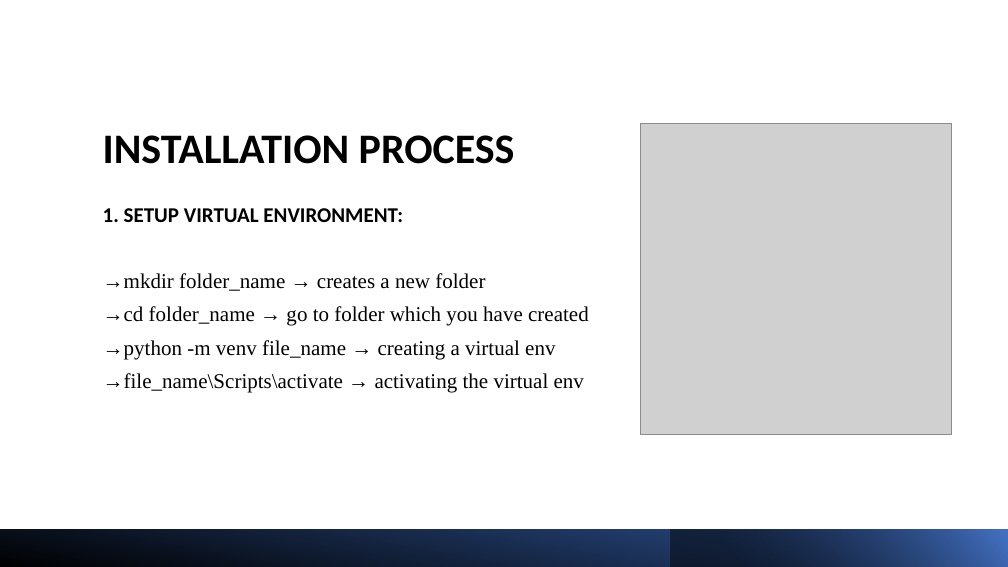
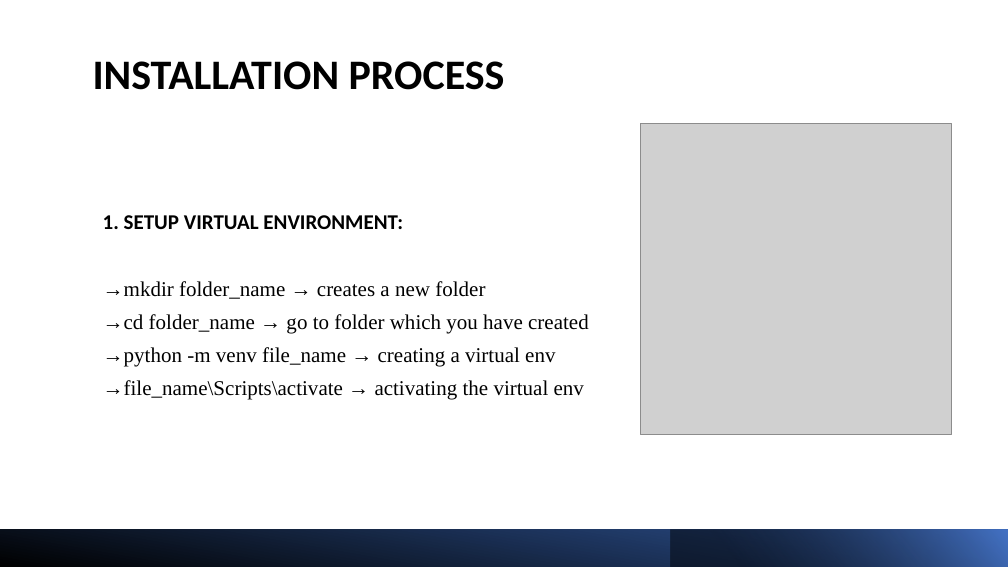
Before and after one commit to shiva-kumar-biru/panel, a slide deck: slide 5 of Documents/panel_introduction.pptx (slide 4 before the commit). Drawn at 1008x567 pixels with LibreOffice and Linux fonts; fonts in the diff are those of the drawing; grey boxes stand for pictures. Boxes give left, top, right and bottom in pixels: in the first picture for what was removed or moved away, otherwise in the second. Text is boxed around its words. In the diff, an @@ line names an element or a change of style, - is before the commit and + after.

```diff
--- a/Documents/panel_introduction.pptx
+++ b/Documents/panel_introduction.pptx
@@ title "INSTALLATION PROCESS": place and size @@
-title "INSTALLATION PROCESS" at (103, 135, 515, 164)
+title "INSTALLATION PROCESS" at (93, 61, 505, 90)
@@ text "1. SETUP VIRTUAL ENVIRONMENT:": place and size @@
-text "1. SETUP VIRTUAL ENVIRONMENT:" at (103, 208, 589, 393)
+text "1. SETUP VIRTUAL ENVIRONMENT:" at (103, 215, 589, 400)
```
Also in this commit, not shown: 1 other slide changed, 1 slide added.
